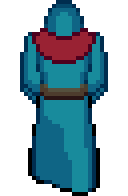
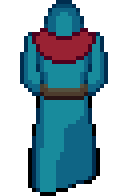
Two versions of the same layered image (128x196). Layer-by-layer changes:
added layer "29-PriestWalkUp" above "25-PriestWalkUp" over [left=20, top=84, right=108, bottom=196]
hid "17-PriestWalkUp", moved it above "13-PriestWalkUp", painted on it over [left=20, top=84, right=108, bottom=196]
hid "13-PriestWalkUp", painted on it over [left=20, top=84, right=108, bottom=196]
